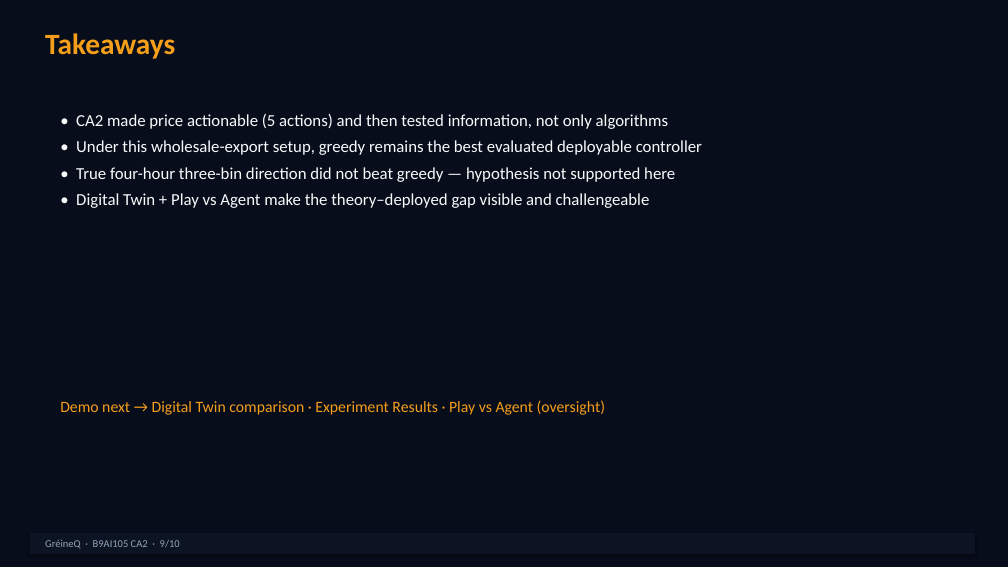
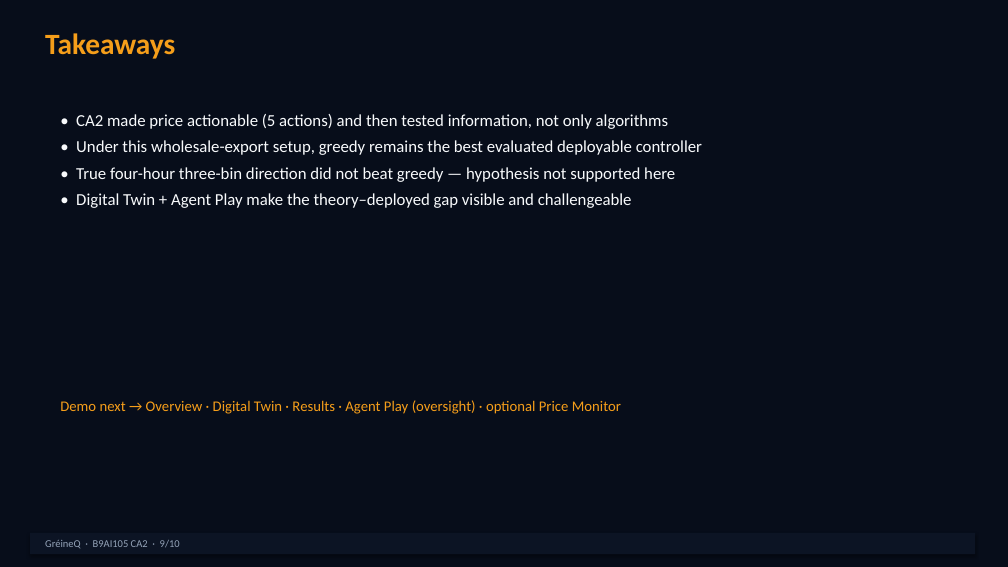
Before and after one commit to NathanLCR/rl-battery-dispatch, a slide deck: slide 9 of deliverables/presentation/GreineQ_CA2_Presentation.pptx. Drawn at 1008x567 pixels with LibreOffice and Linux fonts; fonts in the diff are those of the drawing. Boxes give left, top, right and bottom in pixels: in the first picture for what was removed or moved away, otherwise in the second. Text is boxed around its words. In the diff, an @@ line names an element or a change of style, - is before the commit and + after.

Commit message:
Align CA2 presentation and demo plan with User Guide and current dashboard nav.

```diff
--- a/deliverables/presentation/GreineQ_CA2_Presentation.pptx
+++ b/deliverables/presentation/GreineQ_CA2_Presentation.pptx
@@ text at [76, 193, 632, 208]: text changed @@
-• Digital Twin + Play vs Agent make the theory–deployed gap visible and challengeable
+• Digital Twin + Agent Play make the theory–deployed gap visible and challengeable
@@ text at [60, 400, 621, 414]: text changed; size 15 to 14 pt @@
-Demo next → Digital Twin comparison · Experiment Results · Play vs Agent (oversight)
+Demo next → Overview · Digital Twin · Results · Agent Play (oversight) · optional Price Monitor
```
Also in this commit, not shown: 2 other slides changed, 9 other files.
